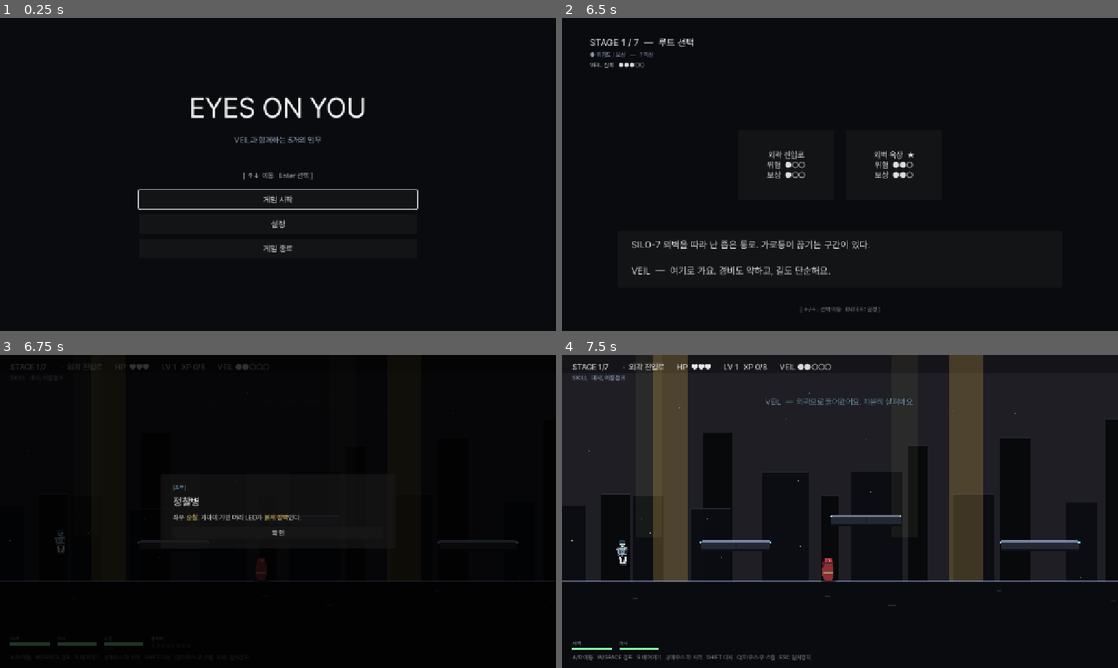
Above: before the commit, frames 1-4 (two rows, left to right).
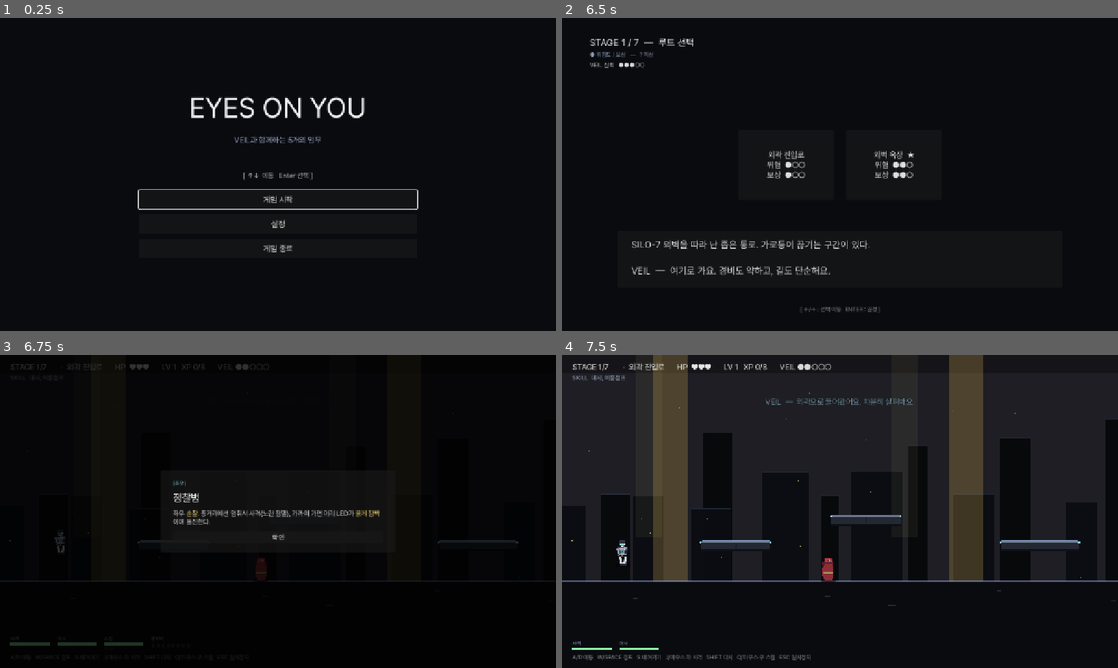
Above: after the commit, the same moments.

Repository: soomin007/EyesOnYou
Game: Godot game, scene res://scenes/main.tscn
The game is run twice, just before and just after one commit, with the same random seed, the same clock (stepped at 60 frames per second) and the same inputs.
Inputs (mouse positions are in pixels of both pictures, inside the frame that each line leads up to):
- Up to frame 1 (0.25 s): no input
- Up to frame 2 (6.5 s): click "게임 시작" at 0.5 s; click "일반 모드" at 1.25 s; click "바로 시작" at 2 s; tap Enter (ui_accept) at 2.75, 4.25, 5.75 s; move the mouse to (962, 158) at 2.77 s; press the mouse at (962, 158) at 2.78 s; hold D (move_right) 2.78-4.28 s; tap W (jump) at 3.02, 3.77, 5.27, 6.02 s; move the mouse to (728, 190) at 3.52 s; release the mouse at (728, 190) at 3.53 s; tap Shift (dash) at 3.6 s; move the mouse to (895, 105) at 4.27 s; hold A (move_left) 4.28-5.03 s; tap Q at 4.35 s; move the mouse to (812, 237) at 5.02 s; hold D (move_right) from 5.03 s (still down); tap E at 5.1 s; click (812, 237) at 5.17 s; move the mouse to (1006, 221) at 5.77 s; tap Space at 5.85 s
- Up to frame 3 (6.75 s): release D (move_right) at 6.5 s; click "외곽 진입로 위험 ●○○ 보상 ●○○" at 6.5 s
- Up to frame 4 (7.5 s): click "확인" at 7.25 s

Frames 1-2 are identical in both runs. In frame 3, 0.9% of the frame differs, in the area x 31-69%, y 40-60%; in frame 4, nothing differs.

Commit message:
feat(enemy): Patrol에 중거리 사격 추가 (사격 + 돌진 이중 모드)
원래 sfx_list.md는 Patrol을 "정찰병 사격"으로 정의했지만 Enemy.gd는 melee charge만
구현되어 있었음. 설계 doc 쪽에 맞춰 ranged 공격을 추가, 거리에 따라 사격 또는 돌진을 분기.

- 신규 scripts/EnemyBullet.gd: 적 발사용 프로젝타일 (360px/s, 벽+플레이어 충돌, 주황 트레일)
- Enemy.gd PatrolState에 FIRING 추가, _tick_patrol에서 거리 기반 분기
  - dist <= PATROL_CHARGE_RANGE(120): TELEGRAPH → CHARGING (돌진)
  - 120 < dist <= PATROL_DETECT_X(260): FIRING (조준 0.3s → 발사 → 1.5s 쿨다운)
- patrol_fire_armed bool로 FIRING의 조준/쿨다운 phase 구분
- 노란 점멸(사격) vs 빨간 점멸(돌진) 시각 구분
- _patrol_fire_interval()에 Risk 3 ×0.7 보정 (Sniper와 동일 패턴)
- enemy_patrol_fire SFX를 돌진 launch에서 실제 사격 시점으로 이동
- docs/SPEC.md Patrol 항목, scripts/BestiaryData.gd patrol blurb 갱신
- session_logs/2026-05-16.md 추가

Co-Authored-By: Claude Opus 4.7 (1M context) <noreply@anthropic.com>

Diff:
--- a/scripts/BestiaryData.gd
+++ b/scripts/BestiaryData.gd
@@ -9,7 +9,7 @@
 const ENEMIES: Dictionary = {
 	"patrol": {
 		"name": "정찰병",
-		"blurb": "좌우 순찰. 가까이 가면 머리 LED가 붉게 깜빡인다.",
+		"blurb": "좌우 순찰. 중거리에선 멈춰서 사격(노란 점멸), 가까이 가면 머리 LED가 붉게 깜빡이며 돌진한다.",
 	},
 	"sniper": {
 		"name": "저격수",
--- a/scripts/Enemy.gd
+++ b/scripts/Enemy.gd
@@ -3,7 +3,7 @@
 signal killed(at_position: Vector2)
 
 enum EnemyType { PATROL, SNIPER, DRONE, BOMBER, SHIELD }
-enum PatrolState { ROAMING, TELEGRAPH, CHARGING, RECOVERING }
+enum PatrolState { ROAMING, FIRING, TELEGRAPH, CHARGING, RECOVERING }
 enum BomberState { ROAMING, STALKING, ARMING }
 
 @export var enemy_type: int = EnemyType.PATROL
@@ -17,7 +17,7 @@
 const TOUCH_DAMAGE: int = 1
 const TOUCH_COOLDOWN: float = 0.6
 
-# Patrol — 평소 순찰 + 근접 시 텔레그래프 후 돌진
+# Patrol — 평소 순찰 + 중거리 사격 + 근접 시 텔레그래프 후 돌진
 const PATROL_SPEED: float = 70.0
 const PATROL_CHARGE_SPEED: float = 280.0
 const PATROL_DETECT_X: float = 260.0
@@ -25,6 +25,11 @@
 const PATROL_TELEGRAPH: float = 0.45
 const PATROL_CHARGE_DURATION: float = 0.6
 const PATROL_RECOVERY: float = 1.0
+# 사격 — DETECT 범위 안 + CHARGE 범위 밖일 때 멈춰서 발사. 근접하면 돌진으로 전환.
+const PATROL_CHARGE_RANGE: float = 120.0
+const PATROL_FIRE_INTERVAL: float = 1.5
+const PATROL_FIRE_AIM_TIME: float = 0.3
+const PATROL_BULLET_DAMAGE: int = 1
 
 # Bomber — 천천히 접근 + 근접 시 자폭
 const BOMBER_SPEED: float = 50.0
@@ -92,6 +97,8 @@
 
 var patrol_state: int = PatrolState.ROAMING
 var patrol_state_timer: float = 0.0
+# FIRING phase 구분 — true면 조준 중(timer가면 발사), false면 쿨다운 중(timer가면 다시 조준 시작).
+var patrol_fire_armed: bool = false
 
 var fire_timer: float = 0.0
 var aim_line: Line2D
@@ -166,6 +173,10 @@
 func _telegraph_time() -> float:
 	return PATROL_TELEGRAPH * (0.6 if GameState.is_high_risk() else 1.0)
 
+func _patrol_fire_interval() -> float:
+	# Sniper와 동일한 0.7 보정 — Risk 3에서 사격이 더 잦음.
+	return PATROL_FIRE_INTERVAL * (0.7 if GameState.is_high_risk() else 1.0)
+
 func _sniper_interval() -> float:
 	return SNIPER_FIRE_INTERVAL * (0.7 if GameState.is_high_risk() else 1.0)
 
@@ -258,9 +269,47 @@
 				velocity.x = float(dir) * PATROL_SPEED
 			if not harmless and p != null and _player_in_charge_range(p):
 				dir = 1 if p.global_position.x > global_position.x else -1
-				patrol_state = PatrolState.TELEGRAPH
-				patrol_state_timer = _telegraph_time()
 				velocity.x = 0.0
+				# 근접이면 돌진, 중거리면 사격. CHARGE_RANGE를 경계로 분기.
+				var dist_p: float = global_position.distance_to(p.global_position)
+				if dist_p <= PATROL_CHARGE_RANGE:
+					patrol_state = PatrolState.TELEGRAPH
+					patrol_state_timer = _telegraph_time()
+				else:
+					patrol_state = PatrolState.FIRING
+					patrol_fire_armed = true
+					patrol_state_timer = PATROL_FIRE_AIM_TIME
+		PatrolState.FIRING:
+			velocity.x = 0.0
+			# 플레이어 방향 추적은 조준/쿨다운 둘 다에서 유지.
+			if p != null:
+				dir = 1 if p.global_position.x > global_position.x else -1
+			patrol_state_timer -= delta
+			# 조준 phase 시각 효과 — 텔레그래프(빨강)와 구분되는 노란 점멸.
+			if patrol_fire_armed and visual != null:
+				if int(patrol_state_timer * 10.0) % 2 == 0:
+					visual.modulate = Color(1.4, 1.4, 0.85)
+				else:
+					visual.modulate = Color(1, 1, 1)
+			if patrol_state_timer <= 0.0:
+				if visual != null:
+					visual.modulate = Color(1, 1, 1)
+				if patrol_fire_armed:
+					# 발사 순간
+					if p != null and not harmless:
+						_patrol_fire(p)
+					patrol_fire_armed = false
+					patrol_state_timer = _patrol_fire_interval()
+				else:
+					# 쿨다운 끝 — 상황에 따라 다음 행동 결정.
+					if p == null or not _player_in_charge_range(p):
+						patrol_state = PatrolState.ROAMING
+					elif global_position.distance_to(p.global_position) <= PATROL_CHARGE_RANGE:
+						patrol_state = PatrolState.TELEGRAPH
+						patrol_state_timer = _telegraph_time()
+					else:
+						patrol_fire_armed = true
+						patrol_state_timer = PATROL_FIRE_AIM_TIME
 		PatrolState.TELEGRAPH:
 			velocity.x = 0.0
 			patrol_state_timer -= delta
@@ -275,7 +324,6 @@
 					visual.modulate = Color(1, 1, 1)
 				patrol_state = PatrolState.CHARGING
 				patrol_state_timer = PATROL_CHARGE_DURATION
-				SfxPlayer.play("enemy_patrol_fire")
 		PatrolState.CHARGING:
 			velocity.x = float(dir) * PATROL_CHARGE_SPEED
 			patrol_state_timer -= delta
@@ -299,6 +347,21 @@
 	var dx: float = abs(p.global_position.x - global_position.x)
 	var dy: float = abs(p.global_position.y - global_position.y)
 	return dx <= PATROL_DETECT_X and dy <= PATROL_DETECT_Y
+
+func _patrol_fire(p: Node2D) -> void:
+	SfxPlayer.play("enemy_patrol_fire")
+	var b := EnemyBullet.new()
+	b.damage = PATROL_BULLET_DAMAGE
+	# 플레이어 가슴 높이를 살짝 노린다. Sniper처럼 정확하진 않게 — 발 위치에서 발사하고
+	# 진행 방향은 dir(좌/우)을 따르되 y 성분을 player 방향으로 약간 기울임.
+	var muzzle_y: float = -18.0
+	var to_player: Vector2 = (p.global_position + Vector2(0, -24)) - (global_position + Vector2(0, muzzle_y))
+	var aim: Vector2 = to_player.normalized()
+	# x 부호는 dir로 강제 — 플레이어가 위/아래 있더라도 좌/우 방향 일관성 유지.
+	aim.x = abs(aim.x) * float(dir)
+	b.velocity = aim * EnemyBullet.BASE_SPEED
+	b.global_position = global_position + Vector2(float(dir) * 8.0, muzzle_y)
+	get_parent().add_child(b)
 
 # ─── Sniper ─────────────────────────────────────────────────
 
--- /dev/null
+++ b/scripts/EnemyBullet.gd
@@ -0,0 +1,56 @@
+class_name EnemyBullet
+extends Area2D
+
+# 적이 발사하는 프로젝타일. 벽/플레이어와 충돌하면 사라짐.
+# 플레이어 Bullet과 분리한 이유: collision mask, 색상, 속도, 데미지 규칙이 달라
+# 한 클래스에 분기를 넣기보다 별도 클래스가 깔끔.
+
+const BASE_SPEED: float = 360.0
+const BASE_LIFETIME: float = 1.1
+
+var velocity: Vector2 = Vector2.ZERO
+var damage: int = 1
+var lifetime: float = BASE_LIFETIME
+
+func _ready() -> void:
+	collision_layer = 0
+	collision_mask = 1 | 2  # 벽/플랫폼 + 플레이어
+	body_entered.connect(_on_body_entered)
+	z_index = 2
+
+	var col := CollisionShape2D.new()
+	var shape := RectangleShape2D.new()
+	shape.size = Vector2(10.0, 5.0)
+	col.shape = shape
+	add_child(col)
+
+	# 적 톤(주황) — 플레이어 노랑과 시각적으로 구분.
+	var trail := ColorRect.new()
+	trail.color = Color(1.0, 0.55, 0.30, 0.55)
+	trail.size = Vector2(16.0, 2.0)
+	var sign_x: float = signf(velocity.x) if velocity.x != 0.0 else 1.0
+	if sign_x > 0:
+		trail.position = Vector2(-16.0, -1.0)
+	else:
+		trail.position = Vector2(0.0, -1.0)
+	add_child(trail)
+
+	var body := ColorRect.new()
+	body.color = Color(1.0, 0.65, 0.35, 1.0)
+	body.size = Vector2(8.0, 4.0)
+	body.position = Vector2(-4.0, -2.0)
+	add_child(body)
+
+func _process(delta: float) -> void:
+	position += velocity * delta
+	lifetime -= delta
+	if lifetime <= 0.0:
+		queue_free()
+
+func _on_body_entered(body: Node) -> void:
+	if body.is_in_group("player"):
+		if body.has_method("take_hit"):
+			body.take_hit(damage)
+		queue_free()
+	elif body is StaticBody2D:
+		queue_free()
Not shown, changed: docs/SPEC.md
Not shown, added: session_logs/2026-05-16.md
